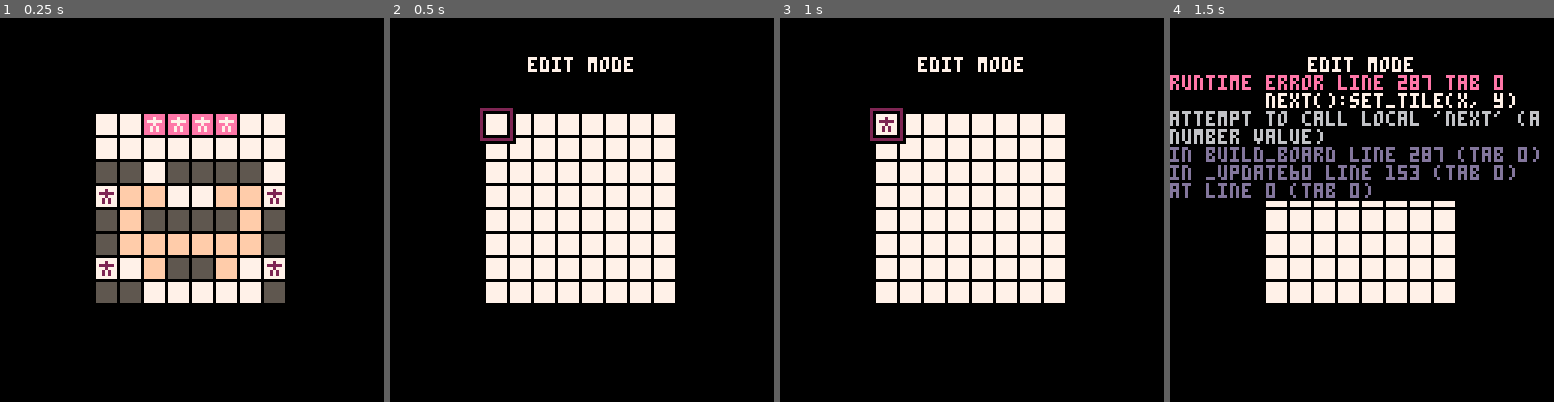
Above: before the commit, frames 1-4 (left to right).
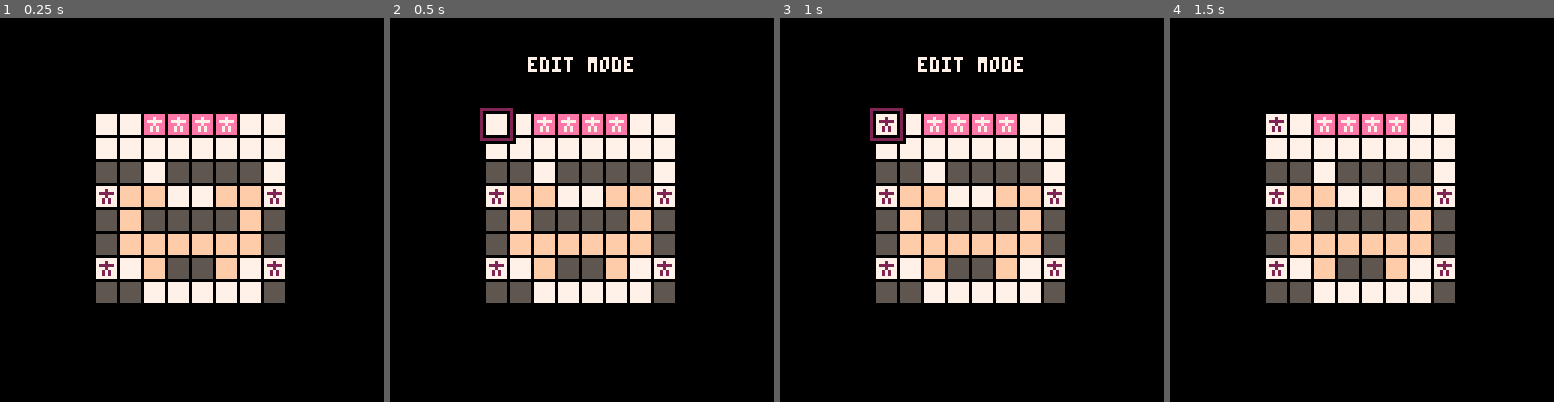
Above: after the commit, the same moments.

Repository: taylordolan/three_sokoban_levels
Game: PICO-8 cartridge three_sokoban_levels.p8
Two runs of this game, one before a commit and one after it. Both use one fixed random seed, a clock stepped at 60 frames per second and the inputs below.
Inputs:
- Up to frame 1 (0.25 s): no input
- Up to frame 2 (0.5 s): tap X (X key) at 0.33 s
- Up to frame 3 (1 s): tap O (Z key) at 0.7 s
- Up to frame 4 (1.5 s): tap X (X key) at 1.07 s

Frame 1 is identical in both runs. In frame 2, 11% of the frame differs, in the area x 25-75%, y 25-75%; in frame 3, 11%; in frame 4, 22%, in the area x 0-97%, y 10-75%.
Error before the commit: runtime error line 287 tab 0; next():set_tile(x, y); attempt to call local 'next' (a number value)

Commit message:
finish undo function

Diff:
--- a/three_sokoban_levels.p8
+++ b/three_sokoban_levels.p8
@@ -13,137 +13,49 @@
 rows = 8
 cols = 8
 
-function new_hero()
-  local hero = new_piece(001, false)
-
-  hero.attempt_move = function(self, dir)
-
-    if self.moved_by_other then
-      return
-    end
-    local next = {self.x, self.y}
-
-    -- make a list of everything that can be moved
-    local things_to_move = {}
-    while true do
-      if tile_exists(next) and tile_content(next) != nil then
-        local thing = tile_content(next)
-        -- if there's a wall, then nothing moves
-        if thing.fixed then
-          things_to_move = {}
-          break
-        else
-          add(things_to_move, thing)
-          if thing.sprite == 001 then
-            thing.moved_by_other = true
-          end
-        end
-        next = {next[1] + dir[1], next[2] + dir[2]}
-      else
-        break
-      end
-    end
-
-    -- attempt to move things, starting with the one that was
-    -- furthest from the hero
-    for j = #things_to_move, 1, -1 do
-      things_to_move[j]:move(dir)
-    end
-  end
-
-  add(heroes, hero)
-  return hero
-end
-
-function new_goal()
-  local goal = {
-    sprite = 005,
-    x = x,
-    y = y,
-  -- goal has a special set_tile because it doesn't get added to
-  -- `board`. we need the goal's tile to technically be empty so
-  -- the hero can step into it
-    set_tile = function(self, x, y)
-      self.x = x
-      self.y = y
-    end,
-    draw = function(self)
-      spr(self.sprite, screen_x(self.x), screen_y(self.y))
-    end,
-  }
-  add(goals, goal)
-  return goal
-end
-
--- creates a wall
-function new_wall()
-  return new_piece(004, true)
-end
-
--- creates a block
-function new_block()
-  return new_piece(003, false)
-end
-
 function blueprint_from_sprite(level_sprite)
-
-  -- maps colors in the level sprite to objects to generate
-  color_mappings = {
-    [005] = new_wall,
-    [015] = new_block,
-    [002] = new_hero,
-    [014] = new_goal,
-  }
-
   -- draw the sprite at 1,1 instead of 0,0 so looping through
   -- rows and columns can also start at 1, as is the lua way
   spr(level_sprite, 1, 1)
-  local level_table = {}
-
+  local blueprint = {}
+  -- 2d array for the level
   for x = 1, cols do
-		level_table[x] = {}
+		blueprint[x] = {}
 		for y = 1, rows do
-      -- 2d array for the level
-			level_table[x][y] = color_mappings[pget(x, y)]
+			blueprint[x][y] = pget(x, y)
 		end
 	end
-  return level_table
-end
-
+  return blueprint
+end
+
+-- global stuff
 blueprint = blueprint_from_sprite(008)
-
-move_log = {}
+history = {}
 goals = {}
 
+-- edit mode stuff
+edit_mode = false
+cursor = {
+  x = 1,
+  y = 1,
+  just_placed = false,
+  piece_colors = {002, 005, 007, 014, 015},
+  index = 1,
+  attempt_move = function(self, dir)
+    local dest = {self.x + dir[1], self.y + dir[2]}
+    if tile_exists(dest) then
+      self.x = dest[1]
+      self.y = dest[2]
+      self.just_placed = false
+    end
+  end,
+  draw = function(self)
+    rect(screen_x(self.x) - 2, screen_y(self.y) - 2, screen_x(self.x) + 8, screen_y(self.y) + 8, self.piece_colors[self.index])
+    rect(screen_x(self.x) - 3, screen_y(self.y) - 3, screen_x(self.x) + 9, screen_y(self.y) + 9, 000)
+  end,
+}
+
 function _init()
-
-  -- global stuff for play mode
-  board = {}
-  pieces = {}
-  heroes = {}
-  level_complete = false
-
-  -- global stuff for edit mode
-  edit_mode = false
-  cursor = {
-    x = 1,
-    y = 1,
-    just_placed = false,
-    piece_colors = {002, 005, 007, 014, 015},
-    index = 1,
-    attempt_move = function(self, dir)
-      local dest = {self.x + dir[1], self.y + dir[2]}
-      if tile_exists(dest) then
-        self.x = dest[1]
-        self.y = dest[2]
-        self.just_placed = false
-      end
-    end,
-    draw = function(self)
-      rect(screen_x(self.x) - 2, screen_y(self.y) - 2, screen_x(self.x) + 8, screen_y(self.y) + 8, self.piece_colors[self.index])
-      rect(screen_x(self.x) - 3, screen_y(self.y) - 3, screen_x(self.x) + 9, screen_y(self.y) + 9, 000)
-    end,
-  }
 
   -- build the current level
   build_board(blueprint)
@@ -153,6 +65,7 @@
 
   if btnp(5) then
     edit_mode = not edit_mode
+    history = {}
     build_board(blueprint)
   end
 
@@ -179,7 +92,7 @@
   -- play mode
   else
     -- undo
-    if btnp(4) then
+    if btnp(4) and #history > 0 then
       undo()
     else
       for i = 1, 4 do
@@ -199,37 +112,6 @@
       end
     end
   end
-end
-
-function update_history()
-
-  sprite_mappings = {
-    [004] = new_wall,
-    [003] = new_block,
-    [001] = new_hero,
-    [005] = new_goal,
-  }
-
-  local board_copy = {}
-  for x = 1, cols do
-		board_copy[x] = {}
-		for y = 1, rows do
-      local thing = board[x][y][1]
-      if thing then
-        board_copy[x][y] = sprite_mappings[thing.sprite]
-      end
-		end
-	end
-  -- for next in all(goals) do
-  --   board_copy[next.x][next.y] = new_goal
-  -- end
-  add(move_log, board_copy)
-end
-
-function undo()
-  blueprint = move_log[#move_log]
-  del(move_log, move_log[#move_log])
-  _init()
 end
 
 function _draw()
@@ -268,48 +150,9 @@
   end
 end
 
-function build_board(level_table)
-
-  -- todo maybe kill this stuff
-  board = {}
-  pieces = {}
-  heroes = {}
-  level_complete = false
-
-  -- add stuff to the board
-	for x = 1, cols do
-		board[x] = {}
-		for y = 1, rows do
-      -- 2d array for the board
-			board[x][y] = {}
-      -- get the function in color_mappings that matches the
-      -- current color in the level sprite
-      local next = level_table[x][y]
-      -- set tiles for stuff from the level sprite
-      if next then
-        next():set_tile(x, y)
-      end
-		end
-	end
-end
-
--- checks to see if all goals are occupied by heroes
-function is_level_complete()
-  local complete = true
-  for next in all(goals) do
-    local content = tile_content({next.x, next.y})
-    if not (content and content.sprite == 001) then
-      complete = false
-    end
-  end
-  return complete
-end
-
 -- using `piece` as a thing that goes on the board
-function new_piece(sprite, fixed) -- fixed = can't be pushed
+function new_piece()
   local piece = {
-    sprite = sprite,
-    fixed = fixed,
     set_tile = function(self, x, y)
       -- remove it from its current tile, if it's in one
       if self.x and self.y then
@@ -336,6 +179,159 @@
   return piece
 end
 
+function new_hero()
+  local hero = new_piece()
+  hero.sprite = 001
+  hero.color = 002
+  hero.fixed = false
+
+  hero.attempt_move = function(self, dir)
+
+    if self.moved_by_other then
+      return
+    end
+    local next = {self.x, self.y}
+
+    -- make a list of everything that can be moved
+    local things_to_move = {}
+    while true do
+      if tile_exists(next) and tile_content(next) != nil then
+        local thing = tile_content(next)
+        -- if there's a wall, then nothing moves
+        if thing.fixed then
+          things_to_move = {}
+          break
+        else
+          add(things_to_move, thing)
+          if thing.sprite == 001 then
+            thing.moved_by_other = true
+          end
+        end
+        next = {next[1] + dir[1], next[2] + dir[2]}
+      else
+        break
+      end
+    end
+
+    -- attempt to move things, starting with the one that was
+    -- furthest from the hero
+    for j = #things_to_move, 1, -1 do
+      things_to_move[j]:move(dir)
+    end
+  end
+
+  add(heroes, hero)
+  return hero
+end
+
+function new_goal()
+  local goal = {
+    color = 014,
+    sprite = 005,
+    x = x,
+    y = y,
+  -- goal has a special set_tile because it doesn't get added to
+  -- `board`. we need the goal's tile to technically be empty so
+  -- the hero can step into it
+    set_tile = function(self, x, y)
+      self.x = x
+      self.y = y
+    end,
+    draw = function(self)
+      spr(self.sprite, screen_x(self.x), screen_y(self.y))
+    end,
+  }
+  add(goals, goal)
+  return goal
+end
+
+-- creates a wall
+function new_wall()
+  local wall = new_piece()
+  wall.sprite = 004
+  wall.color = 005
+  wall.fixed = true
+  return wall
+end
+
+-- creates a block
+function new_block()
+  local block = new_piece()
+  block.sprite = 003
+  block.color = 015
+  block.fixed = false
+  return block
+end
+
+function blueprint_from_board()
+  local blueprint = {}
+  for x = 1, cols do
+		blueprint[x] = {}
+		for y = 1, rows do
+      local piece = board[x][y][1]
+      if piece then
+        blueprint[x][y] = piece.color
+      end
+		end
+	end
+  return blueprint
+end
+
+function build_board(blueprint)
+
+  -- global stuff for play mode
+  board = {}
+  pieces = {}
+  heroes = {}
+  level_complete = false
+
+  color_mappings = {
+    [005] = new_wall,
+    [015] = new_block,
+    [002] = new_hero,
+    [014] = new_goal,
+  }
+
+  -- add stuff to the board
+	for x = 1, cols do
+		board[x] = {}
+		for y = 1, rows do
+      -- 2d array for the board
+			board[x][y] = {}
+      -- get the function in color_mappings that matches the
+      -- current color in the level sprite
+      local next = color_mappings[blueprint[x][y]]
+      -- set tiles for stuff from the level sprite
+      if next then
+        next():set_tile(x, y)
+      end
+		end
+	end
+end
+
+function update_history()
+  local board_copy = blueprint_from_board()
+  add(history, board_copy)
+end
+
+function undo()
+  local previous = history[#history]
+  del(history, previous)
+  build_board(previous)
+end
+
+-- checks to see if all goals are occupied by heroes
+function is_level_complete()
+  local complete = true
+  for next in all(goals) do
+    local content = tile_content({next.x, next.y})
+    if not (content and content.sprite == 001) then
+      complete = false
+    end
+  end
+  return complete
+end
+
 -- check if a tile actually exists on the board
 function tile_exists(tile)
   return tile[1] >= 1 and tile[1] <= cols and tile[2] >= 1 and tile[2] <= rows
@@ -357,18 +353,6 @@
 function screen_y(y)
   local offset = 64 - rows * 4
   return (y - 1) * 8 + offset
-end
-
--- delete by index, keeps order
--- thanks @ultrabrite
-function idel(t, i)
-  local n = #t
-  if (i > 0 and i <= n) then
-    for j = i, n - 1 do
-      t[j] = t[j + 1]
-    end
-    t[n] = nil
-  end
 end
 
 __gfx__
